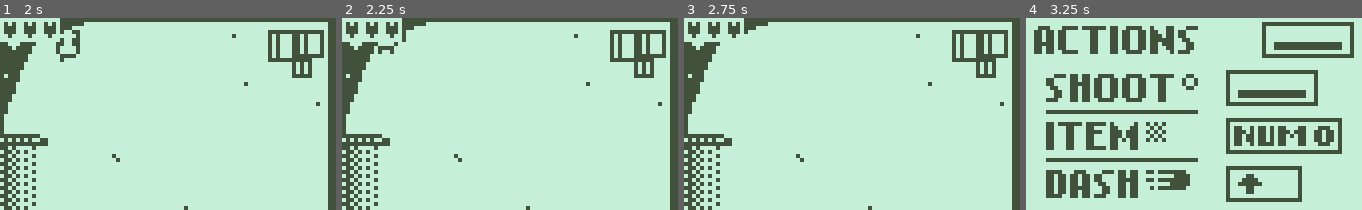
Above: before the commit, frames 1-4 (left to right).
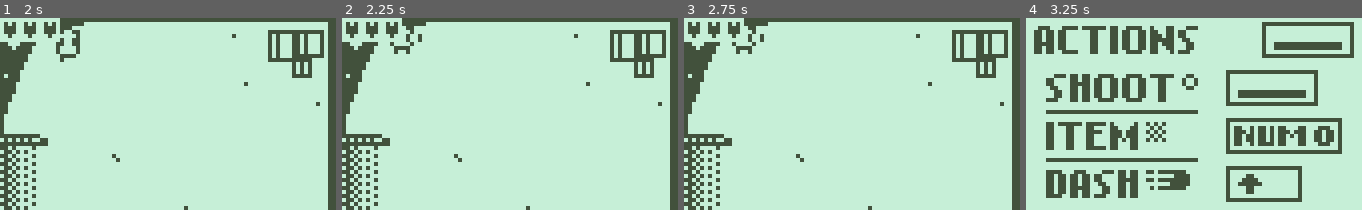
Above: after the commit, the same moments.

Repository: Streamfire/Nokia3310-DeathIsGood
Game: Godot game, scene res://internal/Scenes/DungeonE3.tscn
Two runs of this game, one before a commit and one after it. Both use one fixed random seed, a clock stepped at 60 frames per second and the inputs below. This scene is started directly instead of the project's main scene.
Inputs:
- Up to frame 1 (2 s): tap Enter at 0.5 s; hold S (aim_down) 0.53-1.28 s; hold Up (move_up) from 0.53 s (still down); tap A (aim_left) at 1.35 s
- Up to frame 2 (2.25 s): release Up (move_up) at 2.03 s; hold Left (move_left) from 2.03 s (still down); hold D (aim_right) from 2.03 s (still down)
- Up to frame 3 (2.75 s): keep holding Left (move_left); keep holding D (aim_right)
- Up to frame 4 (3.25 s): keep holding Left (move_left); tap Escape (restart) at 2.75 s; release D (aim_right) at 2.78 s; tap W (aim_up) at 2.85 s

Frame 1 is identical in both runs. In frame 2, 0.6% of the frame differs, in the area x 10-24%, y 4-19%; in frame 3, 0.4%; in frame 4, nothing differs.

Commit message:
KOLLISIONEN 3
i hate you all

Diff:
--- a/internal/Scenes/DungeonE3.tscn
+++ b/internal/Scenes/DungeonE3.tscn
@@ -28,6 +28,24 @@
 
 	pass # Replace with function body.
 "
+
+[sub_resource type="RectangleShape2D" id=3]
+extents = Vector2( 255, 2 )
+
+[sub_resource type="RectangleShape2D" id=4]
+extents = Vector2( 1, 54 )
+
+[sub_resource type="RectangleShape2D" id=5]
+extents = Vector2( 10, 1 )
+
+[sub_resource type="RectangleShape2D" id=6]
+extents = Vector2( 7, 6 )
+
+[sub_resource type="RectangleShape2D" id=7]
+extents = Vector2( 2, 8 )
+
+[sub_resource type="RectangleShape2D" id=8]
+extents = Vector2( 1, 4 )
 
 [sub_resource type="RectangleShape2D" id=2]
 extents = Vector2( 4, 16 )
@@ -53,6 +71,686 @@
 [node name="MapCollisions" type="StaticBody2D" parent="Map"]
 collision_mask = 0
 
+[node name="CollisionShape2D" type="CollisionShape2D" parent="Map/MapCollisions"]
+position = Vector2( 249, -1 )
+shape = SubResource( 3 )
+
+[node name="CollisionShape2D3" type="CollisionShape2D" parent="Map/MapCollisions"]
+position = Vector2( 504, 52 )
+shape = SubResource( 4 )
+
+[node name="CollisionShape2D4" type="CollisionShape2D" parent="Map/MapCollisions"]
+position = Vector2( 0, 48 )
+shape = SubResource( 4 )
+
+[node name="CollisionShape2D88" type="CollisionShape2D" parent="Map/MapCollisions"]
+position = Vector2( 43, 95 )
+shape = SubResource( 5 )
+
+[node name="CollisionShape2D89" type="CollisionShape2D" parent="Map/MapCollisions"]
+position = Vector2( 39, 94 )
+shape = SubResource( 5 )
+
+[node name="CollisionShape2D90" type="CollisionShape2D" parent="Map/MapCollisions"]
+position = Vector2( 36, 93 )
+shape = SubResource( 5 )
+
+[node name="CollisionShape2D91" type="CollisionShape2D" parent="Map/MapCollisions"]
+position = Vector2( 31, 92 )
+shape = SubResource( 5 )
+
+[node name="CollisionShape2D92" type="CollisionShape2D" parent="Map/MapCollisions"]
+position = Vector2( 19, 92 )
+shape = SubResource( 5 )
+
+[node name="CollisionShape2D93" type="CollisionShape2D" parent="Map/MapCollisions"]
+position = Vector2( 4, 91 )
+shape = SubResource( 5 )
+
+[node name="CollisionShape2D94" type="CollisionShape2D" parent="Map/MapCollisions"]
+position = Vector2( 0, 90 )
+shape = SubResource( 5 )
+
+[node name="CollisionShape2D95" type="CollisionShape2D" parent="Map/MapCollisions"]
+position = Vector2( -3, 89 )
+shape = SubResource( 5 )
+
+[node name="CollisionShape2D96" type="CollisionShape2D" parent="Map/MapCollisions"]
+position = Vector2( -5, 88 )
+shape = SubResource( 5 )
+
+[node name="CollisionShape2D97" type="CollisionShape2D" parent="Map/MapCollisions"]
+position = Vector2( -7, 87 )
+shape = SubResource( 5 )
+
+[node name="CollisionShape2D98" type="CollisionShape2D" parent="Map/MapCollisions"]
+position = Vector2( -8, 86 )
+shape = SubResource( 5 )
+
+[node name="CollisionShape2D99" type="CollisionShape2D" parent="Map/MapCollisions"]
+position = Vector2( 1, 14 )
+rotation = 1.57079
+shape = SubResource( 5 )
+
+[node name="CollisionShape2D100" type="CollisionShape2D" parent="Map/MapCollisions"]
+position = Vector2( 2, 11 )
+rotation = 1.57079
+shape = SubResource( 5 )
+
+[node name="CollisionShape2D101" type="CollisionShape2D" parent="Map/MapCollisions"]
+position = Vector2( 3, 9 )
+rotation = 1.57079
+shape = SubResource( 5 )
+
+[node name="CollisionShape2D102" type="CollisionShape2D" parent="Map/MapCollisions"]
+position = Vector2( 4, 6 )
+rotation = 1.57079
+shape = SubResource( 5 )
+
+[node name="CollisionShape2D103" type="CollisionShape2D" parent="Map/MapCollisions"]
+position = Vector2( 5, 3 )
+rotation = 1.57079
+shape = SubResource( 5 )
+
+[node name="CollisionShape2D104" type="CollisionShape2D" parent="Map/MapCollisions"]
+position = Vector2( 6, 1 )
+rotation = 1.57079
+shape = SubResource( 5 )
+
+[node name="CollisionShape2D105" type="CollisionShape2D" parent="Map/MapCollisions"]
+position = Vector2( 7, -1 )
+rotation = 1.57079
+shape = SubResource( 5 )
+
+[node name="CollisionShape2D106" type="CollisionShape2D" parent="Map/MapCollisions"]
+position = Vector2( 8, -3 )
+rotation = 1.57079
+shape = SubResource( 5 )
+
+[node name="CollisionShape2D107" type="CollisionShape2D" parent="Map/MapCollisions"]
+position = Vector2( 11, 1 )
+rotation = 3.14159
+shape = SubResource( 5 )
+
+[node name="CollisionShape2D108" type="CollisionShape2D" parent="Map/MapCollisions"]
+position = Vector2( 8, 2 )
+rotation = 3.14159
+shape = SubResource( 5 )
+
+[node name="CollisionShape2D110" type="CollisionShape2D" parent="Map/MapCollisions"]
+position = Vector2( 8, 2 )
+rotation = 3.14159
+shape = SubResource( 5 )
+
+[node name="CollisionShape2D113" type="CollisionShape2D" parent="Map/MapCollisions"]
+position = Vector2( 422, 65 )
+rotation = 4.71238
+shape = SubResource( 5 )
+
+[node name="CollisionShape2D114" type="CollisionShape2D" parent="Map/MapCollisions"]
+position = Vector2( 424, 66 )
+rotation = 4.71238
+shape = SubResource( 5 )
+
+[node name="CollisionShape2D115" type="CollisionShape2D" parent="Map/MapCollisions"]
+position = Vector2( 426, 67 )
+rotation = 4.71238
+shape = SubResource( 5 )
+
+[node name="CollisionShape2D116" type="CollisionShape2D" parent="Map/MapCollisions"]
+position = Vector2( 428, 68 )
+rotation = 4.71238
+shape = SubResource( 5 )
+
+[node name="CollisionShape2D117" type="CollisionShape2D" parent="Map/MapCollisions"]
+position = Vector2( 430, 69 )
+rotation = 4.71238
+shape = SubResource( 5 )
+
+[node name="CollisionShape2D118" type="CollisionShape2D" parent="Map/MapCollisions"]
+position = Vector2( 432, 70 )
+rotation = 4.71238
+shape = SubResource( 5 )
+
+[node name="CollisionShape2D119" type="CollisionShape2D" parent="Map/MapCollisions"]
+position = Vector2( 434, 71 )
+rotation = 4.71238
+shape = SubResource( 5 )
+
+[node name="CollisionShape2D120" type="CollisionShape2D" parent="Map/MapCollisions"]
+position = Vector2( 436, 72 )
+rotation = 4.71238
+shape = SubResource( 5 )
+
+[node name="CollisionShape2D121" type="CollisionShape2D" parent="Map/MapCollisions"]
+position = Vector2( 438, 73 )
+rotation = 4.71238
+shape = SubResource( 5 )
+
+[node name="CollisionShape2D122" type="CollisionShape2D" parent="Map/MapCollisions"]
+position = Vector2( 440, 74 )
+rotation = 4.71238
+shape = SubResource( 5 )
+
+[node name="CollisionShape2D123" type="CollisionShape2D" parent="Map/MapCollisions"]
+position = Vector2( 442, 75 )
+rotation = 4.71238
+shape = SubResource( 5 )
+
+[node name="CollisionShape2D124" type="CollisionShape2D" parent="Map/MapCollisions"]
+position = Vector2( 444, 76 )
+rotation = 4.71238
+shape = SubResource( 5 )
+
+[node name="CollisionShape2D125" type="CollisionShape2D" parent="Map/MapCollisions"]
+position = Vector2( 446, 77 )
+rotation = 4.71238
+shape = SubResource( 5 )
+
+[node name="CollisionShape2D126" type="CollisionShape2D" parent="Map/MapCollisions"]
+position = Vector2( 448, 78 )
+rotation = 4.71238
+shape = SubResource( 5 )
+
+[node name="CollisionShape2D127" type="CollisionShape2D" parent="Map/MapCollisions"]
+position = Vector2( 450, 79 )
+rotation = 4.71238
+shape = SubResource( 5 )
+
+[node name="CollisionShape2D128" type="CollisionShape2D" parent="Map/MapCollisions"]
+position = Vector2( 452, 80 )
+rotation = 4.71238
+shape = SubResource( 5 )
+
+[node name="CollisionShape2D129" type="CollisionShape2D" parent="Map/MapCollisions"]
+position = Vector2( 454, 81 )
+rotation = 4.71238
+shape = SubResource( 5 )
+
+[node name="CollisionShape2D130" type="CollisionShape2D" parent="Map/MapCollisions"]
+position = Vector2( 456, 82 )
+rotation = 4.71238
+shape = SubResource( 5 )
+
+[node name="CollisionShape2D131" type="CollisionShape2D" parent="Map/MapCollisions"]
+position = Vector2( 458, 83 )
+rotation = 4.71238
+shape = SubResource( 5 )
+
+[node name="CollisionShape2D132" type="CollisionShape2D" parent="Map/MapCollisions"]
+position = Vector2( 460, 84 )
+rotation = 4.71238
+shape = SubResource( 5 )
+
+[node name="CollisionShape2D133" type="CollisionShape2D" parent="Map/MapCollisions"]
+position = Vector2( 462, 85 )
+rotation = 4.71238
+shape = SubResource( 5 )
+
+[node name="CollisionShape2D134" type="CollisionShape2D" parent="Map/MapCollisions"]
+position = Vector2( 464, 86 )
+rotation = 4.71238
+shape = SubResource( 5 )
+
+[node name="CollisionShape2D135" type="CollisionShape2D" parent="Map/MapCollisions"]
+position = Vector2( 466, 87 )
+rotation = 4.71238
+shape = SubResource( 5 )
+
+[node name="CollisionShape2D136" type="CollisionShape2D" parent="Map/MapCollisions"]
+position = Vector2( 468, 88 )
+rotation = 4.71238
+shape = SubResource( 5 )
+
+[node name="CollisionShape2D137" type="CollisionShape2D" parent="Map/MapCollisions"]
+position = Vector2( 470, 89 )
+rotation = 4.71238
+shape = SubResource( 5 )
+
+[node name="CollisionShape2D138" type="CollisionShape2D" parent="Map/MapCollisions"]
+position = Vector2( 472, 90 )
+rotation = 4.71238
+shape = SubResource( 5 )
+
+[node name="CollisionShape2D139" type="CollisionShape2D" parent="Map/MapCollisions"]
+position = Vector2( 474, 91 )
+rotation = 4.71238
+shape = SubResource( 5 )
+
+[node name="CollisionShape2D140" type="CollisionShape2D" parent="Map/MapCollisions"]
+position = Vector2( 476, 92 )
+rotation = 4.71238
+shape = SubResource( 5 )
+
+[node name="CollisionShape2D141" type="CollisionShape2D" parent="Map/MapCollisions"]
+position = Vector2( 478, 93 )
+rotation = 4.71238
+shape = SubResource( 5 )
+
+[node name="CollisionShape2D142" type="CollisionShape2D" parent="Map/MapCollisions"]
+position = Vector2( 480, 94 )
+rotation = 4.71238
+shape = SubResource( 5 )
+
+[node name="CollisionShape2D143" type="CollisionShape2D" parent="Map/MapCollisions"]
+position = Vector2( 482, 95 )
+rotation = 4.71238
+shape = SubResource( 5 )
+
+[node name="CollisionShape2D144" type="CollisionShape2D" parent="Map/MapCollisions"]
+position = Vector2( 484, 96 )
+rotation = 4.71238
+shape = SubResource( 5 )
+
+[node name="CollisionShape2D145" type="CollisionShape2D" parent="Map/MapCollisions"]
+position = Vector2( 486, 97 )
+rotation = 4.71238
+shape = SubResource( 5 )
+
+[node name="CollisionShape2D146" type="CollisionShape2D" parent="Map/MapCollisions"]
+position = Vector2( 488, 98 )
+rotation = 4.71238
+shape = SubResource( 5 )
+
+[node name="CollisionShape2D147" type="CollisionShape2D" parent="Map/MapCollisions"]
+position = Vector2( 490, 99 )
+rotation = 4.71238
+shape = SubResource( 5 )
+
+[node name="CollisionShape2D148" type="CollisionShape2D" parent="Map/MapCollisions"]
+position = Vector2( 492, 100 )
+rotation = 4.71238
+shape = SubResource( 5 )
+
+[node name="CollisionShape2D149" type="CollisionShape2D" parent="Map/MapCollisions"]
+position = Vector2( 494, 101 )
+rotation = 4.71238
+shape = SubResource( 5 )
+
+[node name="CollisionShape2D150" type="CollisionShape2D" parent="Map/MapCollisions"]
+position = Vector2( 496, 102 )
+rotation = 4.71238
+shape = SubResource( 5 )
+
+[node name="CollisionShape2D151" type="CollisionShape2D" parent="Map/MapCollisions"]
+position = Vector2( 498, 103 )
+rotation = 4.71238
+shape = SubResource( 5 )
+
+[node name="CollisionShape2D152" type="CollisionShape2D" parent="Map/MapCollisions"]
+position = Vector2( 500, 104 )
+rotation = 4.71238
+shape = SubResource( 5 )
+
+[node name="CollisionShape2D109" type="CollisionShape2D" parent="Map/MapCollisions"]
+position = Vector2( 6, 3 )
+rotation = 3.14159
+shape = SubResource( 5 )
+
+[node name="CollisionShape2D111" type="CollisionShape2D" parent="Map/MapCollisions"]
+position = Vector2( 4, 4 )
+rotation = 3.14159
+shape = SubResource( 5 )
+
+[node name="CollisionShape2D112" type="CollisionShape2D" parent="Map/MapCollisions"]
+position = Vector2( 2, 5 )
+rotation = 3.14159
+shape = SubResource( 5 )
+
+[node name="CollisionShape2D2" type="CollisionShape2D" parent="Map/MapCollisions"]
+position = Vector2( 252, 97 )
+shape = SubResource( 3 )
+
+[node name="CollisionShape2D5" type="CollisionShape2D" parent="Map/MapCollisions"]
+position = Vector2( 74, 9 )
+shape = SubResource( 6 )
+
+[node name="CollisionShape2D6" type="CollisionShape2D" parent="Map/MapCollisions"]
+position = Vector2( 84, 9 )
+shape = SubResource( 7 )
+
+[node name="CollisionShape2D7" type="CollisionShape2D" parent="Map/MapCollisions"]
+position = Vector2( 84, 25 )
+shape = SubResource( 7 )
+
+[node name="CollisionShape2D8" type="CollisionShape2D" parent="Map/MapCollisions"]
+position = Vector2( 84, 41 )
+shape = SubResource( 7 )
+
+[node name="CollisionShape2D9" type="CollisionShape2D" parent="Map/MapCollisions"]
+position = Vector2( 84, 56 )
+shape = SubResource( 7 )
+
+[node name="CollisionShape2D10" type="CollisionShape2D" parent="Map/MapCollisions"]
+position = Vector2( 126, 56 )
+shape = SubResource( 7 )
+
+[node name="CollisionShape2D11" type="CollisionShape2D" parent="Map/MapCollisions"]
+position = Vector2( 126, 72 )
+shape = SubResource( 7 )
+
+[node name="CollisionShape2D12" type="CollisionShape2D" parent="Map/MapCollisions"]
+position = Vector2( 126, 88 )
+shape = SubResource( 7 )
+
+[node name="CollisionShape2D13" type="CollisionShape2D" parent="Map/MapCollisions"]
+position = Vector2( 168, 64 )
+shape = SubResource( 7 )
+
+[node name="CollisionShape2D14" type="CollisionShape2D" parent="Map/MapCollisions"]
+position = Vector2( 168, 48 )
+shape = SubResource( 7 )
+
+[node name="CollisionShape2D15" type="CollisionShape2D" parent="Map/MapCollisions"]
+position = Vector2( 168, 32 )
+shape = SubResource( 7 )
+
+[node name="CollisionShape2D67" type="CollisionShape2D" parent="Map/MapCollisions"]
+position = Vector2( 294, 9 )
+shape = SubResource( 7 )
+
+[node name="CollisionShape2D68" type="CollisionShape2D" parent="Map/MapCollisions"]
+position = Vector2( 294, 25 )
+shape = SubResource( 7 )
+
+[node name="CollisionShape2D69" type="CollisionShape2D" parent="Map/MapCollisions"]
+position = Vector2( 294, 41 )
+shape = SubResource( 7 )
+
+[node name="CollisionShape2D70" type="CollisionShape2D" parent="Map/MapCollisions"]
+position = Vector2( 301, 48 )
+rotation = 1.57079
+shape = SubResource( 7 )
+
+[node name="CollisionShape2D71" type="CollisionShape2D" parent="Map/MapCollisions"]
+position = Vector2( 317, 48 )
+rotation = 1.57079
+shape = SubResource( 7 )
+
+[node name="CollisionShape2D72" type="CollisionShape2D" parent="Map/MapCollisions"]
+position = Vector2( 333, 48 )
+rotation = 1.57079
+shape = SubResource( 7 )
+
+[node name="CollisionShape2D73" type="CollisionShape2D" parent="Map/MapCollisions"]
+position = Vector2( 350, 48 )
+rotation = 1.57079
+shape = SubResource( 7 )
+
+[node name="CollisionShape2D74" type="CollisionShape2D" parent="Map/MapCollisions"]
+position = Vector2( 344, 24 )
+rotation = 1.57079
+shape = SubResource( 7 )
+
+[node name="CollisionShape2D75" type="CollisionShape2D" parent="Map/MapCollisions"]
+position = Vector2( 360, 24 )
+rotation = 1.57079
+shape = SubResource( 7 )
+
+[node name="CollisionShape2D76" type="CollisionShape2D" parent="Map/MapCollisions"]
+position = Vector2( 376, 24 )
+rotation = 1.57079
+shape = SubResource( 7 )
+
+[node name="CollisionShape2D77" type="CollisionShape2D" parent="Map/MapCollisions"]
+position = Vector2( 392, 24 )
+rotation = 1.57079
+shape = SubResource( 7 )
+
+[node name="CollisionShape2D78" type="CollisionShape2D" parent="Map/MapCollisions"]
+position = Vector2( 408, 24 )
+rotation = 1.57079
+shape = SubResource( 7 )
+
+[node name="CollisionShape2D79" type="CollisionShape2D" parent="Map/MapCollisions"]
+position = Vector2( 414, 24 )
+rotation = 1.57079
+shape = SubResource( 7 )
+
+[node name="CollisionShape2D80" type="CollisionShape2D" parent="Map/MapCollisions"]
+position = Vector2( 420, 30 )
+rotation = 3.14159
+shape = SubResource( 7 )
+
+[node name="CollisionShape2D81" type="CollisionShape2D" parent="Map/MapCollisions"]
+position = Vector2( 420, 46 )
+rotation = 3.14159
+shape = SubResource( 7 )
+
+[node name="CollisionShape2D82" type="CollisionShape2D" parent="Map/MapCollisions"]
+position = Vector2( 420, 62 )
+rotation = 3.14159
+shape = SubResource( 7 )
+
+[node name="CollisionShape2D83" type="CollisionShape2D" parent="Map/MapCollisions"]
+position = Vector2( 420, 78 )
+rotation = 3.14159
+shape = SubResource( 7 )
+
+[node name="CollisionShape2D84" type="CollisionShape2D" parent="Map/MapCollisions"]
+position = Vector2( 420, 92 )
+rotation = 3.14159
+shape = SubResource( 7 )
+
+[node name="CollisionShape2D85" type="CollisionShape2D" parent="Map/MapCollisions"]
+position = Vector2( 502, 0 )
+rotation = 3.14159
+shape = SubResource( 7 )
+
+[node name="CollisionShape2D86" type="CollisionShape2D" parent="Map/MapCollisions"]
+position = Vector2( 498, 0 )
+rotation = 3.14159
+shape = SubResource( 7 )
+
+[node name="CollisionShape2D87" type="CollisionShape2D" parent="Map/MapCollisions"]
+position = Vector2( 496, 0 )
+rotation = 3.14159
+shape = SubResource( 7 )
+
+[node name="CollisionShape2D16" type="CollisionShape2D" parent="Map/MapCollisions"]
+position = Vector2( 216, 43 )
+shape = SubResource( 8 )
+
+[node name="CollisionShape2D17" type="CollisionShape2D" parent="Map/MapCollisions"]
+position = Vector2( 216, 48 )
+shape = SubResource( 8 )
+
+[node name="CollisionShape2D18" type="CollisionShape2D" parent="Map/MapCollisions"]
+position = Vector2( 217, 52 )
+shape = SubResource( 8 )
+
+[node name="CollisionShape2D19" type="CollisionShape2D" parent="Map/MapCollisions"]
+position = Vector2( 218, 55 )
+shape = SubResource( 8 )
+
+[node name="CollisionShape2D20" type="CollisionShape2D" parent="Map/MapCollisions"]
+position = Vector2( 219, 57 )
+shape = SubResource( 8 )
+
+[node name="CollisionShape2D21" type="CollisionShape2D" parent="Map/MapCollisions"]
+position = Vector2( 220, 59 )
+shape = SubResource( 8 )
+
+[node name="CollisionShape2D22" type="CollisionShape2D" parent="Map/MapCollisions"]
+position = Vector2( 221, 60 )
+shape = SubResource( 8 )
+
+[node name="CollisionShape2D23" type="CollisionShape2D" parent="Map/MapCollisions"]
+position = Vector2( 222, 61 )
+shape = SubResource( 8 )
+
+[node name="CollisionShape2D24" type="CollisionShape2D" parent="Map/MapCollisions"]
+position = Vector2( 223, 62 )
+shape = SubResource( 8 )
+
+[node name="CollisionShape2D25" type="CollisionShape2D" parent="Map/MapCollisions"]
+position = Vector2( 225, 63 )
+shape = SubResource( 8 )
+
+[node name="CollisionShape2D26" type="CollisionShape2D" parent="Map/MapCollisions"]
+position = Vector2( 217, 39 )
+shape = SubResource( 8 )
+
+[node name="CollisionShape2D27" type="CollisionShape2D" parent="Map/MapCollisions"]
+position = Vector2( 218, 36 )
+shape = SubResource( 8 )
+
+[node name="CollisionShape2D28" type="CollisionShape2D" parent="Map/MapCollisions"]
+position = Vector2( 219, 34 )
+shape = SubResource( 8 )
+
+[node name="CollisionShape2D29" type="CollisionShape2D" parent="Map/MapCollisions"]
+position = Vector2( 220, 32 )
+shape = SubResource( 8 )
+
+[node name="CollisionShape2D30" type="CollisionShape2D" parent="Map/MapCollisions"]
+position = Vector2( 221, 31 )
+shape = SubResource( 8 )
+
+[node name="CollisionShape2D31" type="CollisionShape2D" parent="Map/MapCollisions"]
+position = Vector2( 222, 30 )
+shape = SubResource( 8 )
+
+[node name="CollisionShape2D32" type="CollisionShape2D" parent="Map/MapCollisions"]
+position = Vector2( 223, 29 )
+shape = SubResource( 8 )
+
+[node name="CollisionShape2D33" type="CollisionShape2D" parent="Map/MapCollisions"]
+position = Vector2( 225, 28 )
+shape = SubResource( 8 )
+
+[node name="CollisionShape2D34" type="CollisionShape2D" parent="Map/MapCollisions"]
+position = Vector2( 227, 28 )
+shape = SubResource( 8 )
+
+[node name="CollisionShape2D35" type="CollisionShape2D" parent="Map/MapCollisions"]
+position = Vector2( 229, 29 )
+shape = SubResource( 8 )
+
+[node name="CollisionShape2D36" type="CollisionShape2D" parent="Map/MapCollisions"]
+position = Vector2( 230, 29 )
+shape = SubResource( 8 )
+
+[node name="CollisionShape2D37" type="CollisionShape2D" parent="Map/MapCollisions"]
+position = Vector2( 232, 30 )
+shape = SubResource( 8 )
+
+[node name="CollisionShape2D38" type="CollisionShape2D" parent="Map/MapCollisions"]
+position = Vector2( 234, 31 )
+shape = SubResource( 8 )
+
+[node name="CollisionShape2D39" type="CollisionShape2D" parent="Map/MapCollisions"]
+position = Vector2( 235, 32 )
+shape = SubResource( 8 )
+
+[node name="CollisionShape2D40" type="CollisionShape2D" parent="Map/MapCollisions"]
+position = Vector2( 236, 33 )
+shape = SubResource( 8 )
+
+[node name="CollisionShape2D41" type="CollisionShape2D" parent="Map/MapCollisions"]
+position = Vector2( 238, 34 )
+shape = SubResource( 8 )
+
+[node name="CollisionShape2D42" type="CollisionShape2D" parent="Map/MapCollisions"]
+position = Vector2( 239, 35 )
+shape = SubResource( 8 )
+
+[node name="CollisionShape2D43" type="CollisionShape2D" parent="Map/MapCollisions"]
+position = Vector2( 240, 36 )
+shape = SubResource( 8 )
+
+[node name="CollisionShape2D44" type="CollisionShape2D" parent="Map/MapCollisions"]
+position = Vector2( 241, 37 )
+shape = SubResource( 8 )
+
+[node name="CollisionShape2D45" type="CollisionShape2D" parent="Map/MapCollisions"]
+position = Vector2( 242, 39 )
+shape = SubResource( 8 )
+
+[node name="CollisionShape2D46" type="CollisionShape2D" parent="Map/MapCollisions"]
+position = Vector2( 243, 42 )
+shape = SubResource( 8 )
+
+[node name="CollisionShape2D47" type="CollisionShape2D" parent="Map/MapCollisions"]
+position = Vector2( 244, 45 )
+shape = SubResource( 8 )
+
+[node name="CollisionShape2D48" type="CollisionShape2D" parent="Map/MapCollisions"]
+position = Vector2( 245, 48 )
+shape = SubResource( 8 )
+
+[node name="CollisionShape2D49" type="CollisionShape2D" parent="Map/MapCollisions"]
+position = Vector2( 246, 51 )
+shape = SubResource( 8 )
+
+[node name="CollisionShape2D50" type="CollisionShape2D" parent="Map/MapCollisions"]
+position = Vector2( 247, 54 )
+shape = SubResource( 8 )
+
+[node name="CollisionShape2D51" type="CollisionShape2D" parent="Map/MapCollisions"]
+position = Vector2( 247, 57 )
+shape = SubResource( 8 )
+
+[node name="CollisionShape2D52" type="CollisionShape2D" parent="Map/MapCollisions"]
+position = Vector2( 246, 60 )
+shape = SubResource( 8 )
+
+[node name="CollisionShape2D53" type="CollisionShape2D" parent="Map/MapCollisions"]
+position = Vector2( 245, 62 )
+shape = SubResource( 8 )
+
+[node name="CollisionShape2D54" type="CollisionShape2D" parent="Map/MapCollisions"]
+position = Vector2( 244, 64 )
+shape = SubResource( 8 )
+
+[node name="CollisionShape2D55" type="CollisionShape2D" parent="Map/MapCollisions"]
+position = Vector2( 243, 65 )
+shape = SubResource( 8 )
+
+[node name="CollisionShape2D56" type="CollisionShape2D" parent="Map/MapCollisions"]
+position = Vector2( 242, 66 )
+shape = SubResource( 8 )
+
+[node name="CollisionShape2D57" type="CollisionShape2D" parent="Map/MapCollisions"]
+position = Vector2( 241, 67 )
+shape = SubResource( 8 )
+
+[node name="CollisionShape2D58" type="CollisionShape2D" parent="Map/MapCollisions"]
+position = Vector2( 239, 67 )
+shape = SubResource( 8 )
+
+[node name="CollisionShape2D59" type="CollisionShape2D" parent="Map/MapCollisions"]
+position = Vector2( 237, 68 )
+shape = SubResource( 8 )
+
+[node name="CollisionShape2D60" type="CollisionShape2D" parent="Map/MapCollisions"]
+position = Vector2( 235, 68 )
+shape = SubResource( 8 )
+
+[node name="CollisionShape2D61" type="CollisionShape2D" parent="Map/MapCollisions"]
+position = Vector2( 233, 68 )
+shape = SubResource( 8 )
+
+[node name="CollisionShape2D62" type="CollisionShape2D" parent="Map/MapCollisions"]
+position = Vector2( 231, 67 )
+shape = SubResource( 8 )
+
+[node name="CollisionShape2D63" type="CollisionShape2D" parent="Map/MapCollisions"]
+position = Vector2( 230, 67 )
+shape = SubResource( 8 )
+
+[node name="CollisionShape2D64" type="CollisionShape2D" parent="Map/MapCollisions"]
+position = Vector2( 229, 66 )
+shape = SubResource( 8 )
+
+[node name="CollisionShape2D65" type="CollisionShape2D" parent="Map/MapCollisions"]
+position = Vector2( 228, 65 )
+shape = SubResource( 8 )
+
+[node name="CollisionShape2D66" type="CollisionShape2D" parent="Map/MapCollisions"]
+position = Vector2( 227, 64 )
+shape = SubResource( 8 )
+
 [node name="TransitionToNext" type="Area2D" parent="Map"]
 collision_layer = 0
 collision_mask = 2
Not shown: 1 places in internal/Scenes/DungeonE3.tscn that only renumber resources
